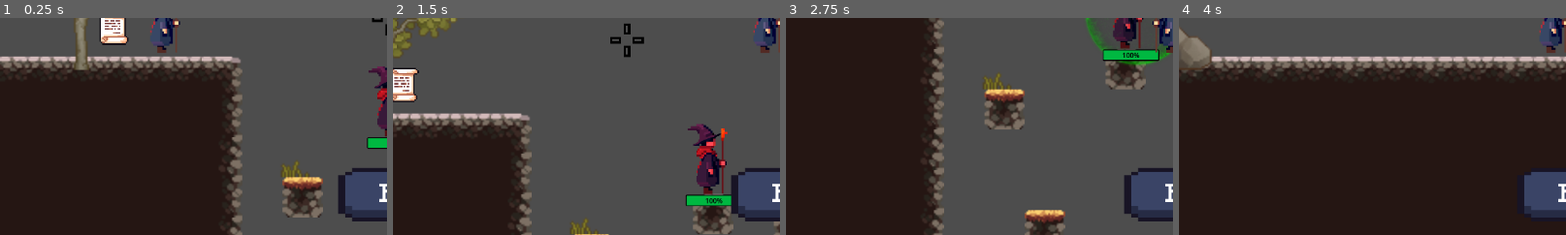
Above: before the commit, frames 1-4 (left to right).
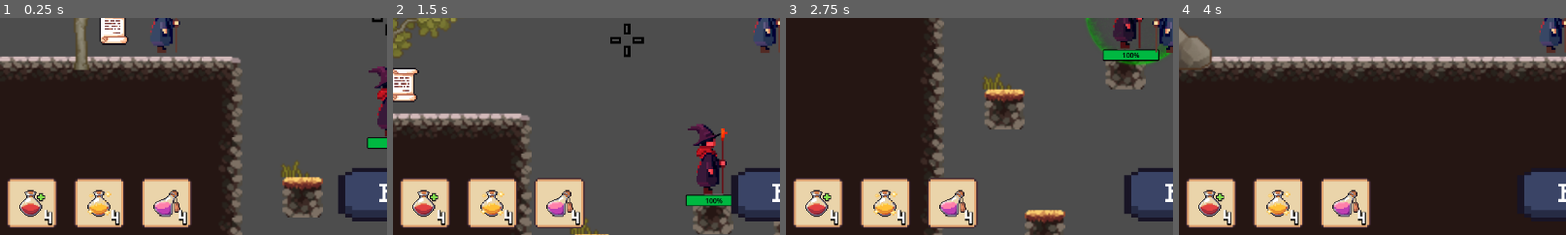
Above: after the commit, the same moments.

Repository: KyattPL/krolestwo-chorona
Game: Godot game, scene res://Scenes/Level1/level_1.tscn
Two runs of this game, one before a commit and one after it. Both use one fixed random seed, a clock stepped at 60 frames per second and the inputs below.
Inputs (mouse positions are % of the whole screen's width and height, from its top left):
- Up to frame 1 (0.25 s): no input
- Up to frame 2 (1.5 s): tap Enter (confirm) at 0.5, 0.6 s; move the mouse to (72, 45) at 0.52 s; hold Right (move_right) from 0.53 s (still down); tap Space (jump) at 0.77 s; move the mouse to (30, 55) at 1.27 s; tap E (interact) at 1.35 s
- Up to frame 3 (2.75 s): tap Space (jump) at 1.52 s; move the mouse to (60, 28) at 2.02 s; release Right (move_right) at 2.03 s; hold Left (move_left) from 2.03 s (still down); tap 4 (select_earth) at 2.1 s
- Up to frame 4 (4 s): move the mouse to (45, 70) at 2.77 s; release Left (move_left) at 2.78 s; hold Right (move_right) from 2.78 s (still down); tap 1 (select_fire) at 2.85 s; tap Space (jump) at 3.02, 3.77 s; move the mouse to (80, 65) at 3.52 s; tap 3 (select_lightning) at 3.6 s
The pictures show only the part of the screen within x 0-50%, y 50-100%; the shares and areas given below are measured in that part.

The runs differ from the first frame. In frame 1, 8.7% of the frame differs, in the area x 1-50%, y 73-97%; in frame 2, 8.7%; in frame 3, 8.6%; in frame 4, 8.7%.

Commit message:
Added item boxes to the HUD

Diff:
--- a/Scenes/Shop/shop_canvas.gd
+++ b/Scenes/Shop/shop_canvas.gd
@@ -6,7 +6,7 @@
 	0: {
 		"name": "Health potion",
 		"desc": "Restores 20HP",
-		"price": 5
+		"price": 20
 	},
 	1: {
 		"name": "Speed potion",
--- a/Scenes/UI/HUD/hud.tscn
+++ b/Scenes/UI/HUD/hud.tscn
@@ -11,13 +11,20 @@
 [ext_resource type="Texture2D" uid="uid://bf360du4uv41m" path="res://Assets/HUD/spellEarthIcon.png" id="9_dig4c"]
 [ext_resource type="Texture2D" uid="uid://c3iks8qextmwu" path="res://Assets/HUD/spellLightningIcon.png" id="10_0ipm1"]
 [ext_resource type="Texture2D" uid="uid://bcehnidqgqui2" path="res://Assets/HUD/spellWaterIcon.png" id="11_i1h1m"]
+[ext_resource type="Texture2D" uid="uid://cvsqf8sade6bi" path="res://Assets/shop/item_bg.png" id="12_l6b6f"]
+[ext_resource type="Texture2D" uid="uid://2t26vm7v8p8f" path="res://Assets/shop/potion_0.png" id="13_gq2e2"]
+[ext_resource type="Texture2D" uid="uid://c51od1fs67aol" path="res://Assets/shop/potion_1.png" id="14_3530t"]
+[ext_resource type="Texture2D" uid="uid://doua461h7sjce" path="res://Assets/shop/potion_2.png" id="15_3qucr"]
 
 [node name="RootCanvas" type="CanvasLayer"]
 script = ExtResource("1_m5h7p")
 
-[node name="HUD" type="GridContainer" parent="."]
-offset_right = 1147.0
-offset_bottom = 604.0
+[node name="HUD" type="MarginContainer" parent="."]
+anchors_preset = 15
+anchor_right = 1.0
+anchor_bottom = 1.0
+grow_horizontal = 2
+grow_vertical = 2
 
 [node name="Stats" type="Control" parent="HUD"]
 layout_mode = 2
@@ -235,6 +242,155 @@
 scale = Vector2(0.875, 0.875)
 texture = ExtResource("9_dig4c")
 
+[node name="Items" type="Control" parent="HUD"]
+layout_mode = 2
+
+[node name="HealthPotionBox" type="MarginContainer" parent="HUD/Items"]
+layout_mode = 1
+anchors_preset = 2
+anchor_top = 1.0
+anchor_bottom = 1.0
+offset_top = -85.0
+offset_right = 85.0
+grow_vertical = 0
+theme_override_constants/margin_left = 10
+theme_override_constants/margin_bottom = 10
+
+[node name="HealthPotionBg" type="TextureRect" parent="HUD/Items/HealthPotionBox"]
+custom_minimum_size = Vector2(75, 75)
+layout_mode = 2
+size_flags_horizontal = 0
+size_flags_vertical = 4
+texture = ExtResource("12_l6b6f")
+expand_mode = 1
+
+[node name="HealthPotionIcon" type="TextureRect" parent="HUD/Items/HealthPotionBox/HealthPotionBg"]
+layout_mode = 1
+anchors_preset = 8
+anchor_left = 0.5
+anchor_top = 0.5
+anchor_right = 0.5
+anchor_bottom = 0.5
+offset_left = -20.0
+offset_top = -20.0
+offset_right = 20.0
+offset_bottom = 20.0
+grow_horizontal = 2
+grow_vertical = 2
+texture = ExtResource("13_gq2e2")
+expand_mode = 1
+
+[node name="HealthPotionTextBox" type="MarginContainer" parent="HUD/Items/HealthPotionBox"]
+layout_mode = 2
+theme_override_constants/margin_left = 56
+theme_override_constants/margin_top = 48
+
+[node name="HealthPotionCount" type="RichTextLabel" parent="HUD/Items/HealthPotionBox/HealthPotionTextBox"]
+layout_mode = 2
+theme_override_colors/font_shadow_color = Color(0, 0, 0, 1)
+theme_override_constants/shadow_offset_x = 0
+theme_override_constants/shadow_offset_y = 1
+theme_override_constants/shadow_outline_size = 6
+theme_override_fonts/normal_font = ExtResource("6_1c27h")
+theme_override_font_sizes/normal_font_size = 24
+text = "4"
+
+[node name="SpeedPotionBox" type="MarginContainer" parent="HUD/Items"]
+layout_mode = 1
+anchors_preset = 2
+anchor_top = 1.0
+anchor_bottom = 1.0
+offset_top = -85.0
+offset_right = 75.0
+grow_vertical = 0
+theme_override_constants/margin_left = 110
+theme_override_constants/margin_bottom = 10
+
+[node name="SpeedPotionBg" type="TextureRect" parent="HUD/Items/SpeedPotionBox"]
+custom_minimum_size = Vector2(75, 75)
+layout_mode = 2
+texture = ExtResource("12_l6b6f")
+expand_mode = 1
+
+[node name="SpeedPotionIcon" type="TextureRect" parent="HUD/Items/SpeedPotionBox/SpeedPotionBg"]
+layout_mode = 1
+anchors_preset = 8
+anchor_left = 0.5
+anchor_top = 0.5
+anchor_right = 0.5
+anchor_bottom = 0.5
+offset_left = -20.0
+offset_top = -20.0
+offset_right = 20.0
+offset_bottom = 20.0
+grow_horizontal = 2
+grow_vertical = 2
+texture = ExtResource("14_3530t")
+expand_mode = 1
+
+[node name="SpeedPotionTextBox" type="MarginContainer" parent="HUD/Items/SpeedPotionBox"]
+layout_mode = 2
+theme_override_constants/margin_left = 56
+theme_override_constants/margin_top = 48
+
+[node name="SpeedPotionCount" type="RichTextLabel" parent="HUD/Items/SpeedPotionBox/SpeedPotionTextBox"]
+layout_mode = 2
+theme_override_colors/font_shadow_color = Color(0, 0, 0, 1)
+theme_override_constants/shadow_offset_x = 0
+theme_override_constants/shadow_offset_y = 1
+theme_override_constants/shadow_outline_size = 6
+theme_override_fonts/normal_font = ExtResource("6_1c27h")
+theme_override_font_sizes/normal_font_size = 24
+text = "4"
+
+[node name="CooldownPotionBox" type="MarginContainer" parent="HUD/Items"]
+layout_mode = 1
+anchors_preset = 2
+anchor_top = 1.0
+anchor_bottom = 1.0
+offset_top = -85.0
+offset_right = 75.0
+grow_vertical = 0
+theme_override_constants/margin_left = 210
+theme_override_constants/margin_bottom = 10
+
+[node name="CooldownPotionBg" type="TextureRect" parent="HUD/Items/CooldownPotionBox"]
+custom_minimum_size = Vector2(75, 75)
+layout_mode = 2
+texture = ExtResource("12_l6b6f")
+expand_mode = 1
+
+[node name="CooldownPotionIcon" type="TextureRect" parent="HUD/Items/CooldownPotionBox/CooldownPotionBg"]
+layout_mode = 1
+anchors_preset = 8
+anchor_left = 0.5
+anchor_top = 0.5
+anchor_right = 0.5
+anchor_bottom = 0.5
+offset_left = -20.0
+offset_top = -20.0
+offset_right = 20.0
+offset_bottom = 20.0
+grow_horizontal = 2
+grow_vertical = 2
+texture = ExtResource("15_3qucr")
+expand_mode = 1
+
+[node name="CooldownPotionTextBox" type="MarginContainer" parent="HUD/Items/CooldownPotionBox"]
+layout_mode = 2
+theme_override_constants/margin_left = 56
+theme_override_constants/margin_top = 48
+
+[node name="CooldownPotionCount" type="RichTextLabel" parent="HUD/Items/CooldownPotionBox/CooldownPotionTextBox"]
+layout_mode = 2
+theme_override_colors/font_shadow_color = Color(0, 0, 0, 1)
+theme_override_constants/shadow_offset_x = 0
+theme_override_constants/shadow_offset_y = 1
+theme_override_constants/shadow_outline_size = 6
+theme_override_fonts/normal_font = ExtResource("6_1c27h")
+theme_override_font_sizes/normal_font_size = 24
+text = "4"
+
 [connection signal="timeout" from="HUD/Stats/FireSpellBox/FireSpellTimer" to="." method="_on_fire_spell_timer_timeout"]
 [connection signal="timeout" from="HUD/Stats/WaterSpellBox/WaterSpellTimer" to="." method="_on_water_spell_timer_timeout"]
 [connection signal="timeout" from="HUD/Stats/LightningSpellBox/LightningSpellTimer" to="." method="_on_lightning_spell_timer_timeout"]
Not shown: 1 places in Scenes/UI/HUD/hud.tscn that only renumber resources
